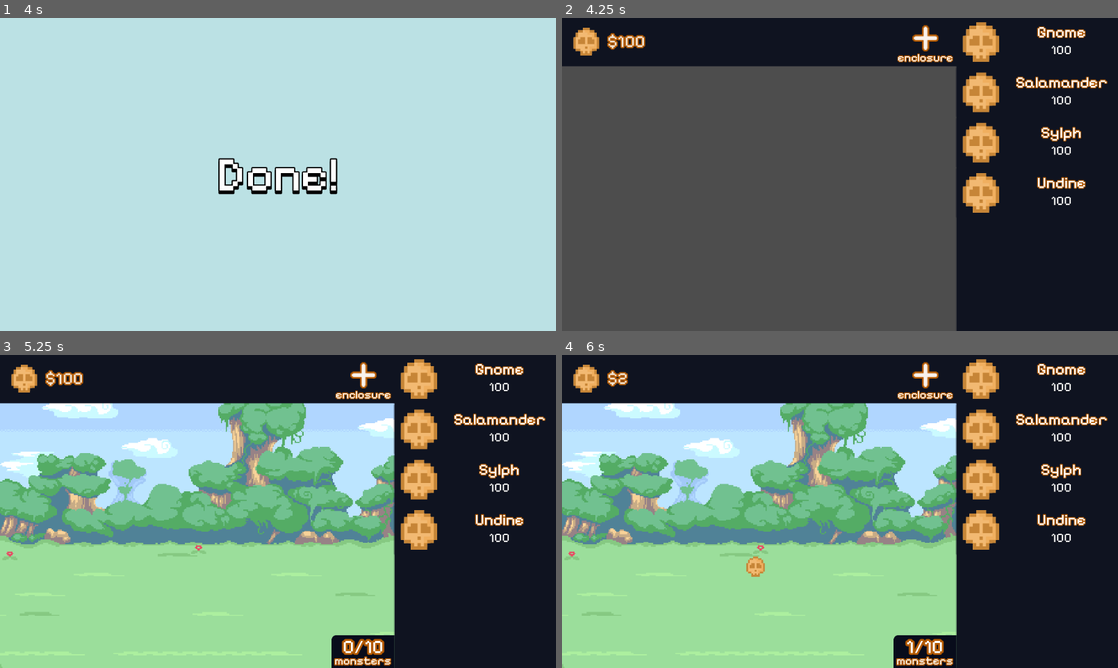
Above: before the commit, frames 1-4 (two rows, left to right).
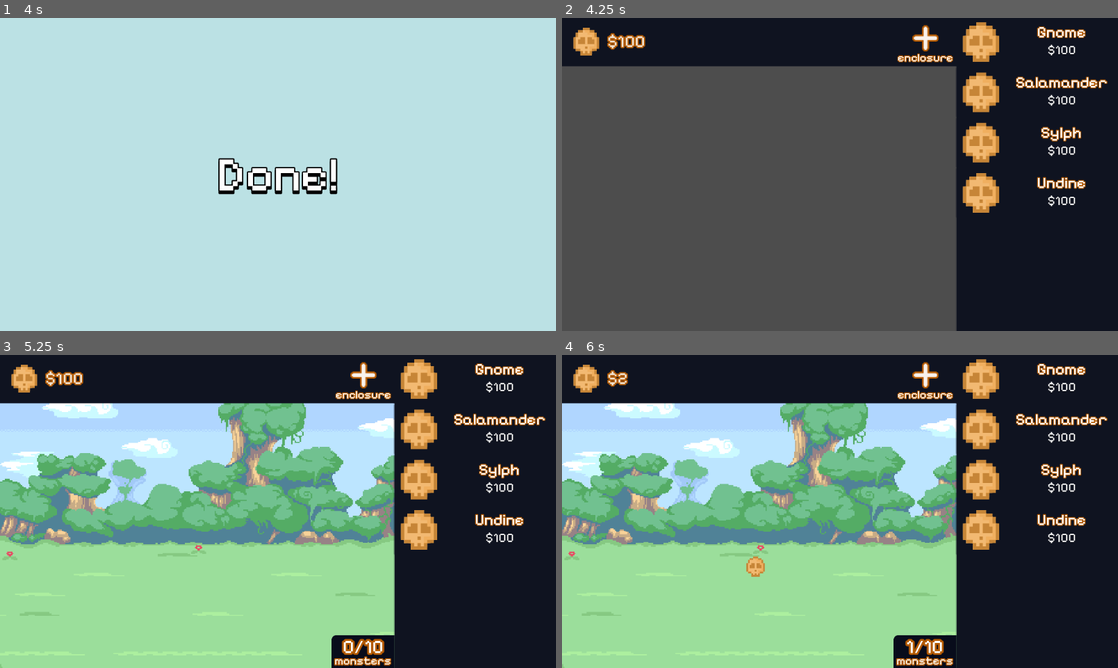
Above: after the commit, the same moments.

Repository: verstraate/monster-daycare
Game: Godot game, scene res://_Scenes/MainMenu/main_menu.tscn
The game is run twice, just before and just after one commit, with the same random seed, the same clock (stepped at 60 frames per second) and the same inputs.
Inputs (mouse positions are in pixels of both pictures, inside the frame that each line leads up to):
- Up to frame 1 (4 s): click (278, 174) at 0.5 s; click "enclosure" at 1.25 s; click "Gnome" at 2 s; click "Salamander" at 2.75 s; click "Sylph" at 3.5 s
- Up to frame 2 (4.25 s): no input
- Up to frame 3 (5.25 s): click "Undine" at 4.25 s; click "enclosure" at 5 s
- Up to frame 4 (6 s): click "Gnome" at 5.75 s

Frame 1 is identical in both runs. In frame 2, 0.4% of the frame differs, in the area x 87-93%, y 8-61%; in frame 3, 0.4%; in frame 4, 0.4%.

Commit message:
feat: Added '$' to shop prices

Diff:
--- a/_Scenes/ShopItem/shop_item.gd
+++ b/_Scenes/ShopItem/shop_item.gd
@@ -35,7 +35,7 @@
 	_display_name.text = monster.display_name
 
 	_price_label.add_theme_font_size_override("font_size", floori(scale_width / 8.5))
-	_price_label.text = price.display_value(2)
+	_price_label.text = "$%s" % price.display_value(2)
 
 func _on_pressed() -> void:
 	if _enclosure_manager.enclosures.size() == 0:
